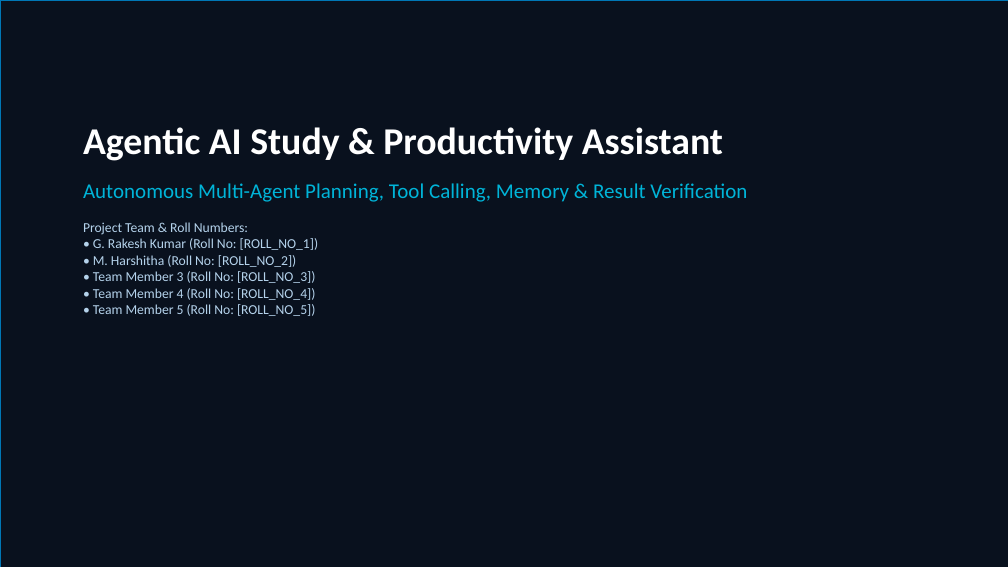
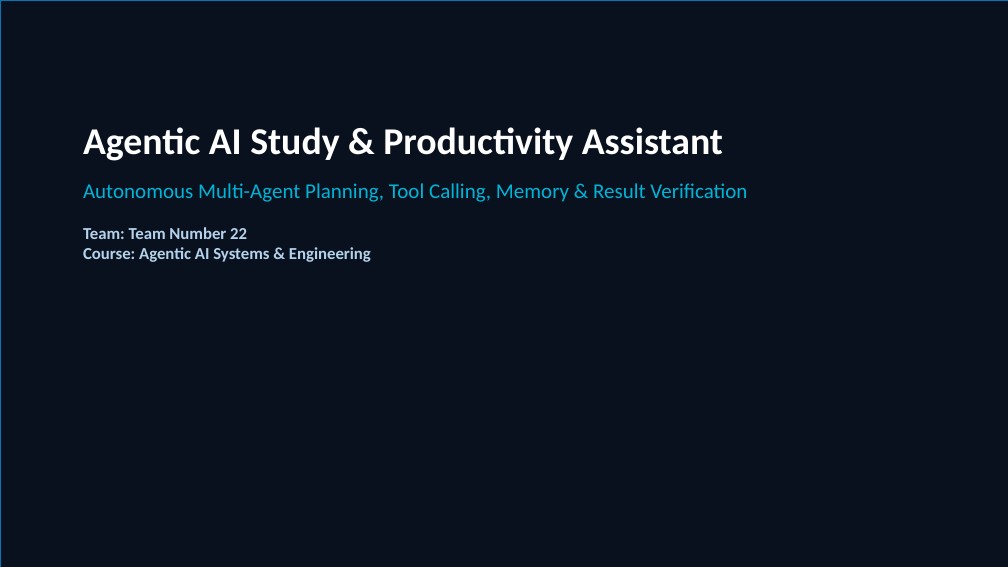
Before and after one commit to rakesh-grk/agentic-ai-study-productivity-assistant, a slide deck: slide 1 of artifacts/project_presentation.pptx. Drawn at 1008x567 pixels with LibreOffice and Linux fonts; fonts in the diff are those of the drawing. Boxes give left, top, right and bottom in pixels: in the first picture for what was removed or moved away, otherwise in the second. Text is boxed around its words. In the diff, an @@ line names an element or a change of style, - is before the commit and + after.

Commit message:
Remove roll numbers from final submission documents

```diff
--- a/artifacts/project_presentation.pptx
+++ b/artifacts/project_presentation.pptx
@@ text at (83,227,371,262): text changed; size 13 to 16 pt; bold on @@
-Project Team & Roll Numbers:
-• G. Rakesh Kumar (Roll No: [ROLL_NO_1])
-• M. Harshitha (Roll No: [ROLL_NO_2])
-• Team Member 3 (Roll No: [ROLL_NO_3])
-• Team Member 4 (Roll No: [ROLL_NO_4])
-• Team Member 5 (Roll No: [ROLL_NO_5])
+Team: Team Number 22
+Course: Agentic AI Systems & Engineering
```
Also in this commit, not shown: 5 other files.
